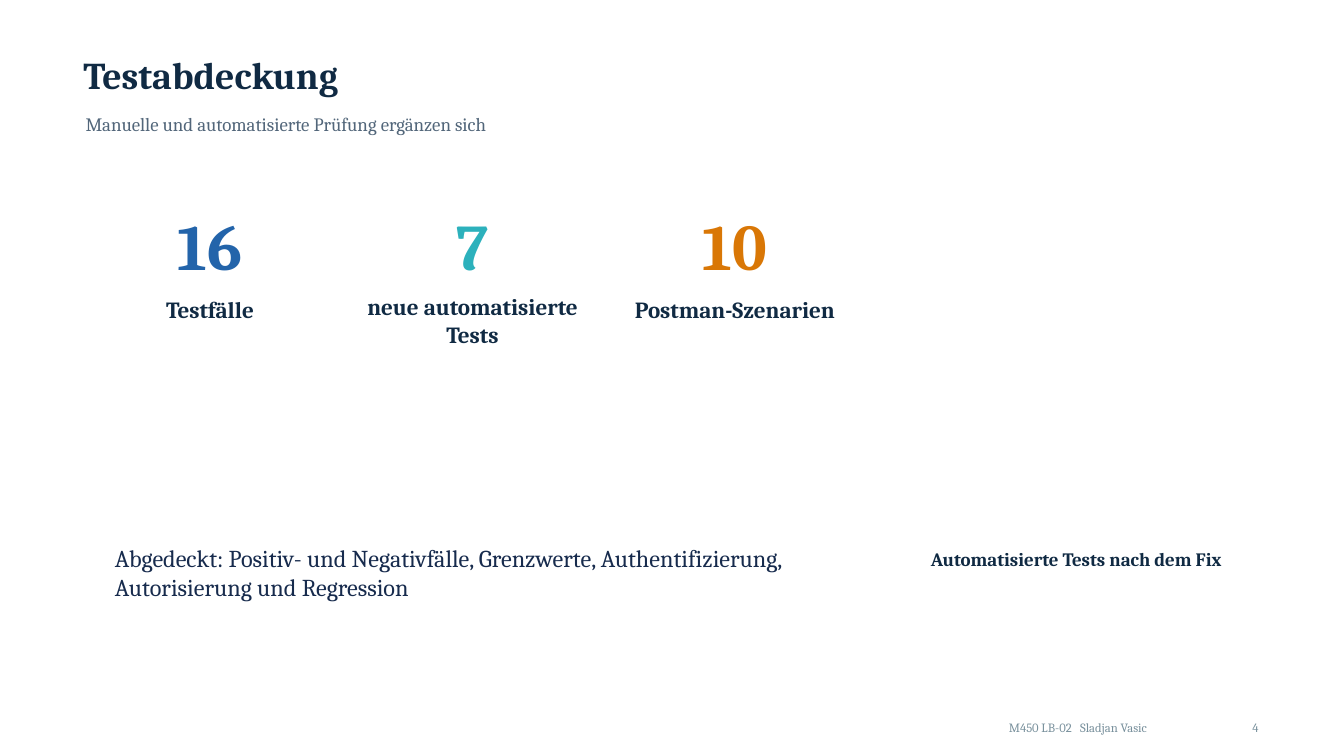
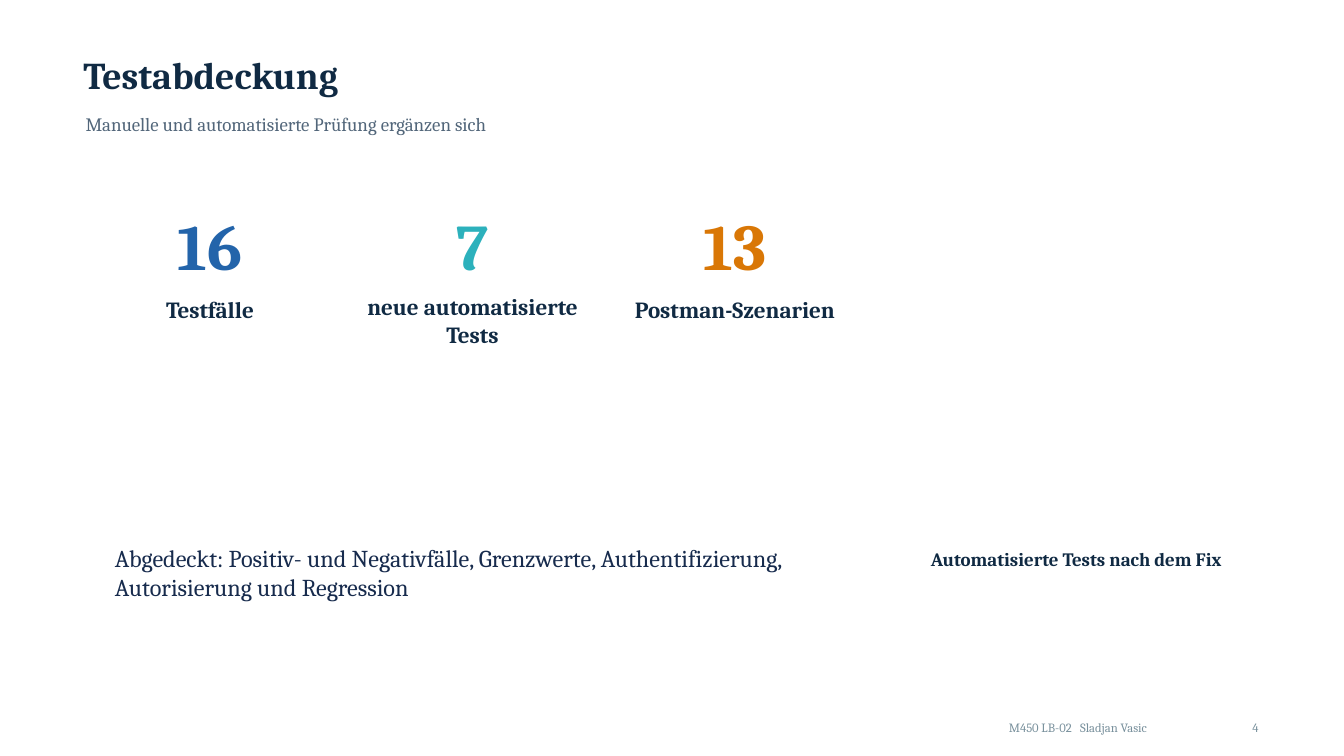
Before and after one commit to Sla1992/M450, a slide deck: slide 4 of Praesentation.pptx. Drawn at 1344x756 pixels with LibreOffice and Linux fonts; fonts in the diff are those of the drawing. Boxes give left, top, right and bottom in pixels: in the first picture for what was removed or moved away, otherwise in the second. Text is boxed around its words. In the diff, an @@ line names an element or a change of style, - is before the commit and + after.

```diff
--- a/Praesentation.pptx
+++ b/Praesentation.pptx
@@ text at <box>704,226,767,271</box>: text changed @@
-10
+13
```
Also in this commit, not shown: 4 other slides changed, 15 other files.
